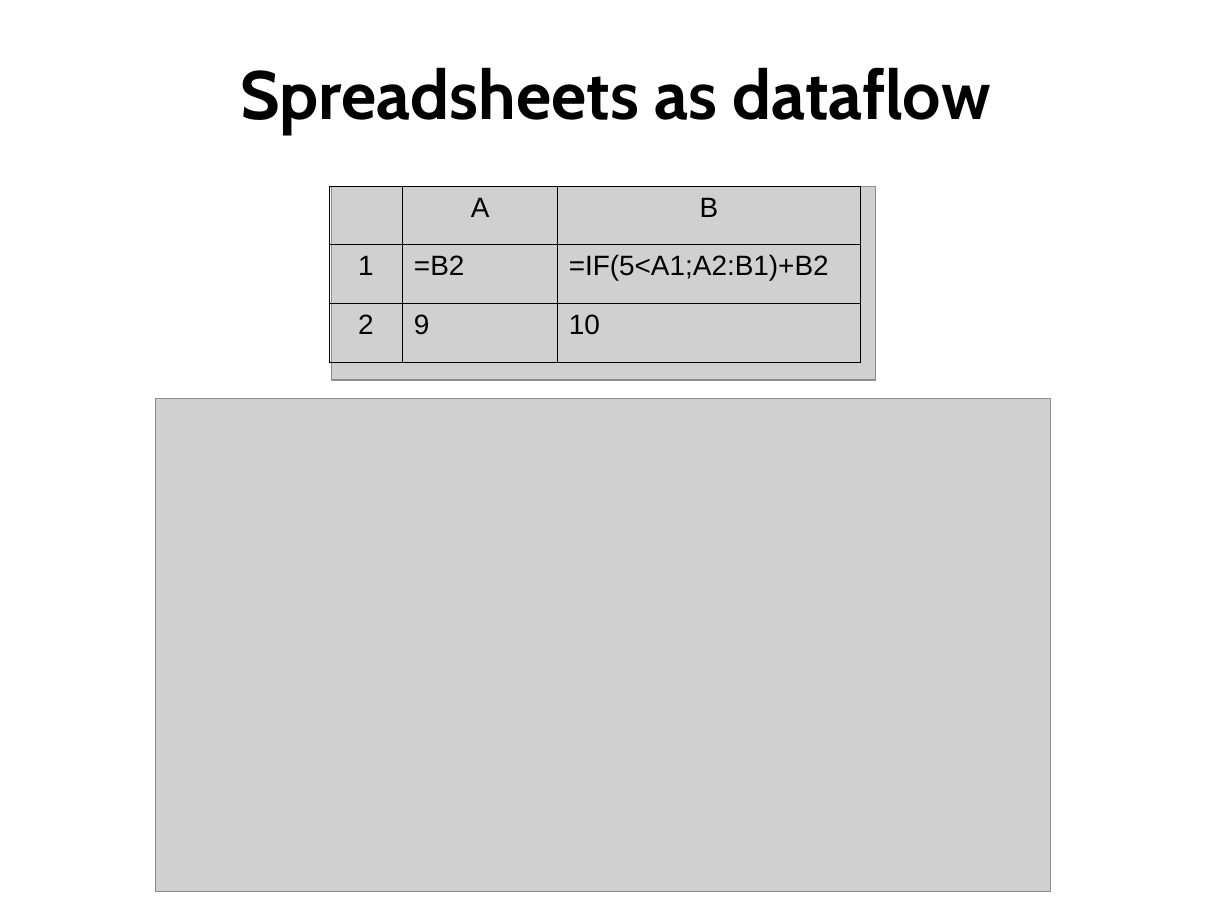
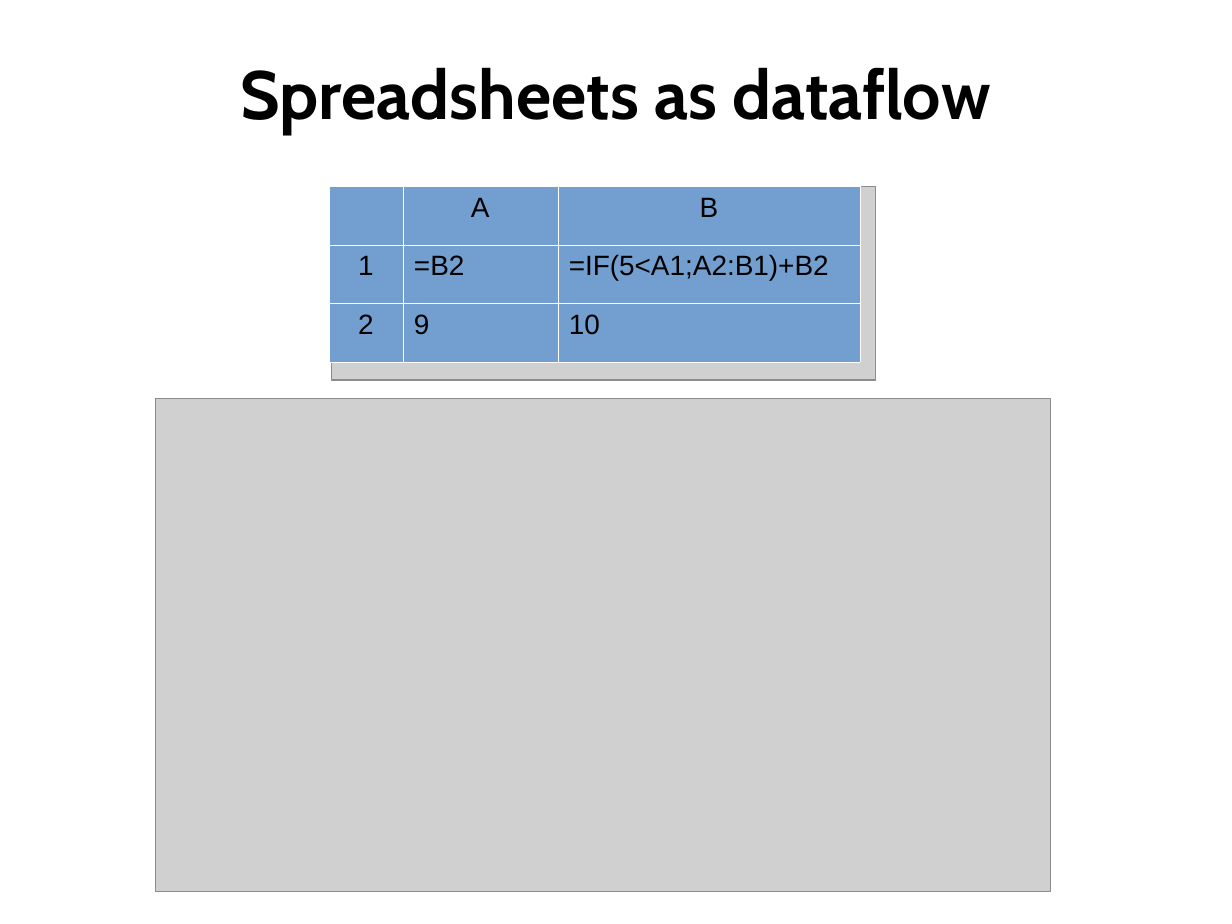
Before and after one commit to hishamhm/thesis, a slide deck: slide 37 of presentation/presentation_lo4_tweak.odp (slide 36 before the commit). Drawn at 1232x924 pixels with LibreOffice and Linux fonts; fonts in the diff are those of the drawing; grey boxes stand for pictures. Boxes give left, top, right and bottom in pixels: in the first picture for what was removed or moved away, otherwise in the second. Text is boxed around its words. In the diff, an @@ line names an element or a change of style, - is before the commit and + after.

```diff
--- a/presentation/presentation_lo4_tweak.odp
+++ b/presentation/presentation_lo4_tweak.odp
@@ table at bbox=[330, 187, 862, 362] @@
@@ fill none to #729FCF in 8 cells @@
@@ borders changed @@
```
Also in this commit, not shown: 3 other slides changed, 1 slide added, 3 slides removed, 3 other files.
